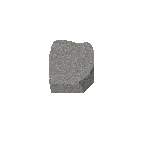
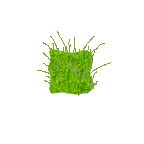
Layer changes from the first 144px x 144px image to the second:
added layer "grass-2" above "grass-1" over [37, 31, 111, 96]
hid "rock-2" over [49, 40, 94, 93]
